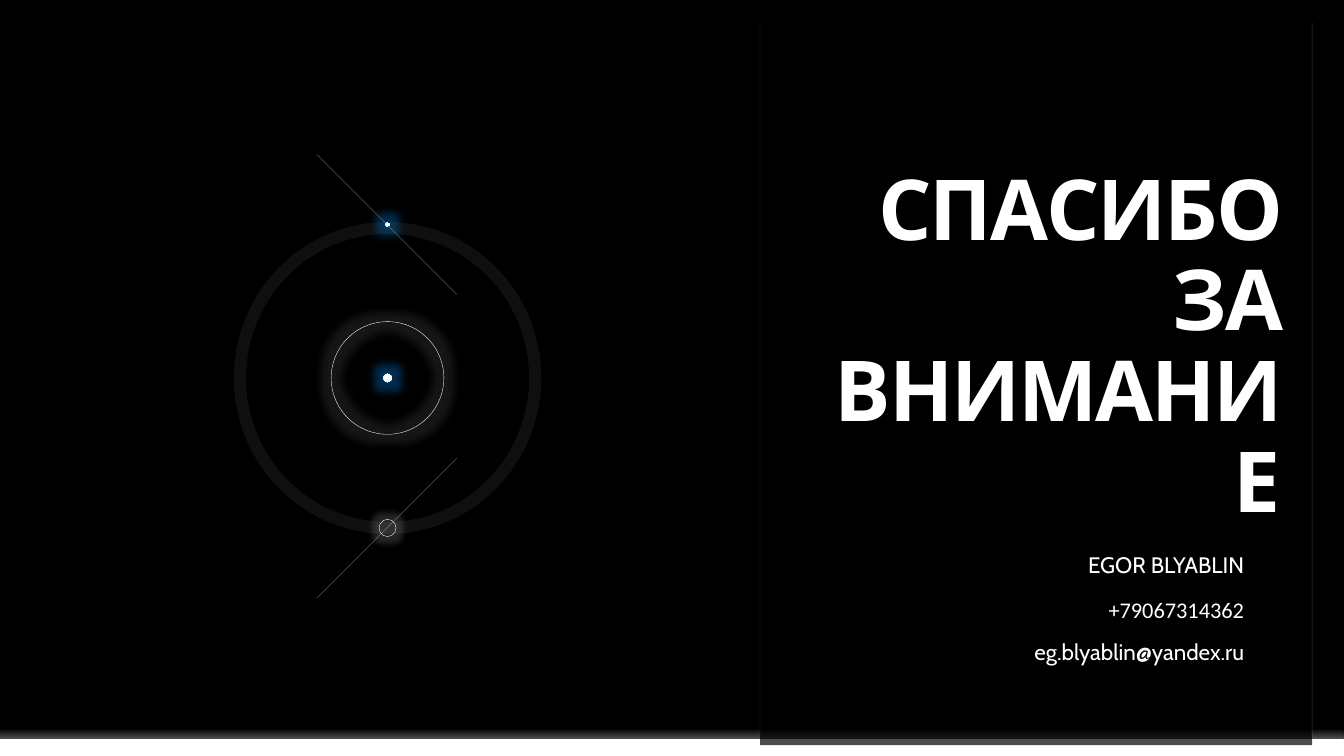
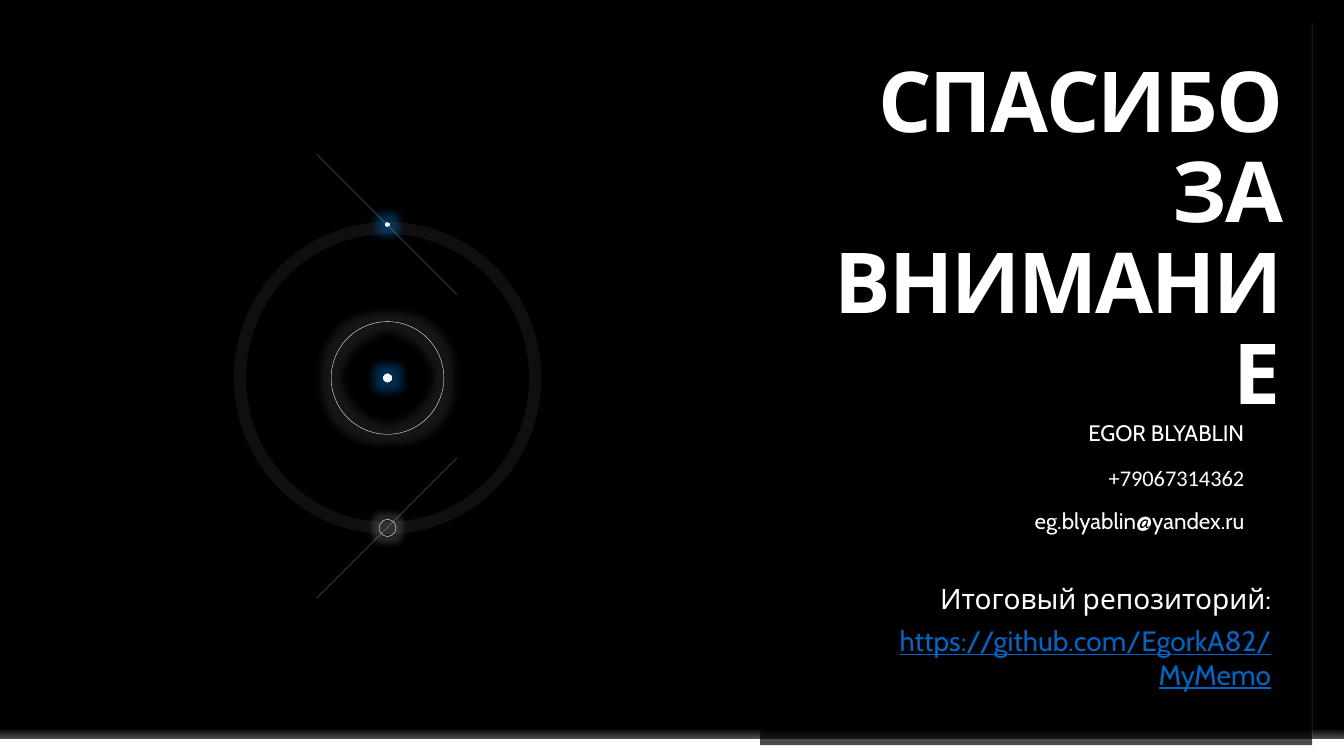
Before and after one commit to EgorBlyablin/MyMemo, a slide deck: slide 16 of MyMemo.pptx. Drawn at 1344x756 pixels with LibreOffice and Linux fonts; fonts in the diff are those of the drawing; background and template pictures are left out. Boxes give left, top, right and bottom in pixels: in the first picture for what was removed or moved away, otherwise in the second. Text is boxed around its words. In the diff, an @@ line names an element or a change of style, - is before the commit and + after.

```diff
--- a/MyMemo.pptx
+++ b/MyMemo.pptx
@@ title "СПАСИБО ЗА ВНИМАНИЕ": place and size @@
-title "СПАСИБО ЗА ВНИМАНИЕ" at [878, 179, 1283, 331]
+title "СПАСИБО ЗА ВНИМАНИЕ" at [878, 71, 1283, 223]
@@ subtitle "EGOR BLYABLIN": place and size @@
-subtitle "EGOR BLYABLIN" at [1088, 557, 1244, 574]
+subtitle "EGOR BLYABLIN" at [1088, 425, 1244, 442]
@@ text "+79067314362": place and size @@
-text "+79067314362" at [1109, 603, 1245, 618]
+text "+79067314362" at [1109, 471, 1245, 486]
@@ text "eg.blyablin@yandex.ru": place and size @@
-text "eg.blyablin@yandex.ru" at [1034, 643, 1244, 666]
+text "eg.blyablin@yandex.ru" at [1035, 512, 1245, 535]
@@ text added at [900, 587, 1272, 691], 20 pt, text #0563C1, underline @@
+Итоговый репозиторий:
+https://github.com/EgorkA82/MyMemo
```
Also in this commit, not shown: 2 other slides changed.
